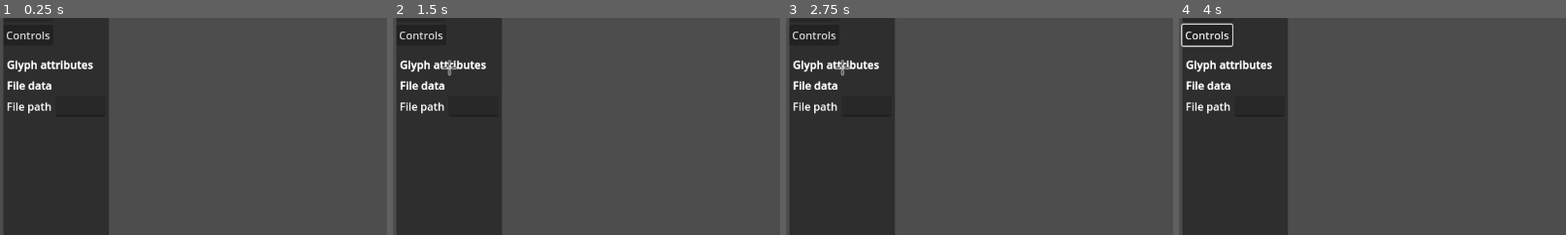
Above: before the commit, frames 1-4 (left to right).
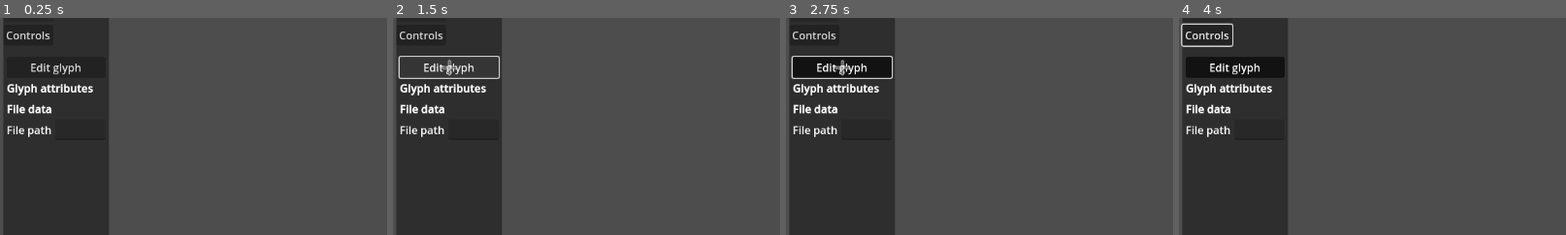
Above: after the commit, the same moments.

Repository: Ists-Cilveks/UNLWS-Renderer
Game: Godot game, scene res://Scripts/unlws_editor.tscn
Two runs of this game, one before a commit and one after it. Both use one fixed random seed, a clock stepped at 60 frames per second and the inputs below.
Inputs (mouse positions are % of the whole screen's width and height, from its top left):
- Up to frame 1 (0.25 s): no input
- Up to frame 2 (1.5 s): click (7, 21) at 0.5 s, where only the run after the commit has a clickable "Edit glyph"; click (7, 21) at 1.25 s, where only the run after the commit has a clickable "Edit glyph"
- Up to frame 3 (2.75 s): click (7, 21) at 2 s, where only the run after the commit has a clickable "Edit glyph"
- Up to frame 4 (4 s): click "Controls" at 2.75 s; click "×" at 3.5 s
The pictures show only the part of the screen within x 0-50%, y 10-60%; the shares and areas given below are measured in that part.

The runs differ from the first frame. In frame 1, 2.1% of the frame differs, in the area x 1-25%, y 19-55%; in frame 2, 2.5%; in frame 3, 3.8%, in the area x 1-28%, y 17-55%; in frame 4, 3.7%.

Commit message:
Use shortcut keys to handle undo/redo and add an edit glyph button

Diff:
--- a/Scripts/UI/ui_layer.gd
+++ b/Scripts/UI/ui_layer.gd
@@ -3,9 +3,9 @@
 func _ready():
 	Input.set_mouse_mode(Input.MOUSE_MODE_HIDDEN)
 
-func _input(event):
-	if event is InputEventKey and event.pressed:
-		if event.is_action_pressed("ui_redo") or event.is_action_pressed("shift_ui_undo"):
-			Undo_Redo.redo()
-		elif event.is_action_pressed("ui_undo"):
-			Undo_Redo.undo()
+#func _input(event):
+	#if event is InputEventKey and event.pressed:
+		#if event.is_action_pressed("ui_redo") or event.is_action_pressed("shift_ui_undo"):
+			#Undo_Redo.redo()
+		#elif event.is_action_pressed("ui_undo"):
+			#Undo_Redo.undo()
--- a/Scripts/unlws_editor.tscn
+++ b/Scripts/unlws_editor.tscn
@@ -16,6 +16,40 @@
 [ext_resource type="Script" path="res://temp/PathLineEdit.gd" id="16_ofrlu"]
 [ext_resource type="Script" path="res://Scripts/Popups/popup_container.gd" id="17_37ibm"]
 
+[sub_resource type="InputEventKey" id="InputEventKey_0145j"]
+device = -1
+command_or_control_autoremap = true
+keycode = 90
+unicode = 122
+
+[sub_resource type="Shortcut" id="Shortcut_myr5r"]
+events = [SubResource("InputEventKey_0145j")]
+
+[sub_resource type="InputEventKey" id="InputEventKey_n0lb7"]
+device = -1
+command_or_control_autoremap = true
+keycode = 89
+unicode = 121
+
+[sub_resource type="InputEventKey" id="InputEventKey_mt04f"]
+device = -1
+command_or_control_autoremap = true
+shift_pressed = true
+keycode = 90
+unicode = 122
+
+[sub_resource type="Shortcut" id="Shortcut_hnquk"]
+events = [SubResource("InputEventKey_n0lb7"), SubResource("InputEventKey_mt04f")]
+
+[sub_resource type="InputEventKey" id="InputEventKey_ftsia"]
+device = -1
+command_or_control_autoremap = true
+keycode = 69
+unicode = 101
+
+[sub_resource type="Shortcut" id="Shortcut_ehh6t"]
+events = [SubResource("InputEventKey_ftsia")]
+
 [node name="UNLWSEditor" type="Node"]
 script = ExtResource("1_5jbj8")
 
@@ -69,12 +103,14 @@
 [node name="Undo" type="Button" parent="MarginContainer/HSplitContainer/Control/VSplitContainer/GridContainer"]
 layout_mode = 2
 disabled = true
+shortcut = SubResource("Shortcut_myr5r")
 text = "Undo"
 script = ExtResource("10_o0csu")
 
 [node name="Redo" type="Button" parent="MarginContainer/HSplitContainer/Control/VSplitContainer/GridContainer"]
 layout_mode = 2
 disabled = true
+shortcut = SubResource("Shortcut_hnquk")
 text = "Redo
 "
 script = ExtResource("11_5gwt3")
@@ -102,6 +138,12 @@
 layout_mode = 2
 size_flags_horizontal = 3
 
+[node name="EditingModeButton" type="Button" parent="MarginContainer/HSplitContainer/Control/VSplitContainer/MarginContainer1/InfoScrollContainer/Info"]
+layout_mode = 2
+toggle_mode = true
+shortcut = SubResource("Shortcut_ehh6t")
+text = "Edit glyph"
+
 [node name="GlyphAttributesLabel" type="Label" parent="MarginContainer/HSplitContainer/Control/VSplitContainer/MarginContainer1/InfoScrollContainer/Info"]
 layout_mode = 2
 text = "Glyph attributes"
Not shown: 1 places in Scripts/unlws_editor.tscn that only renumber resources
